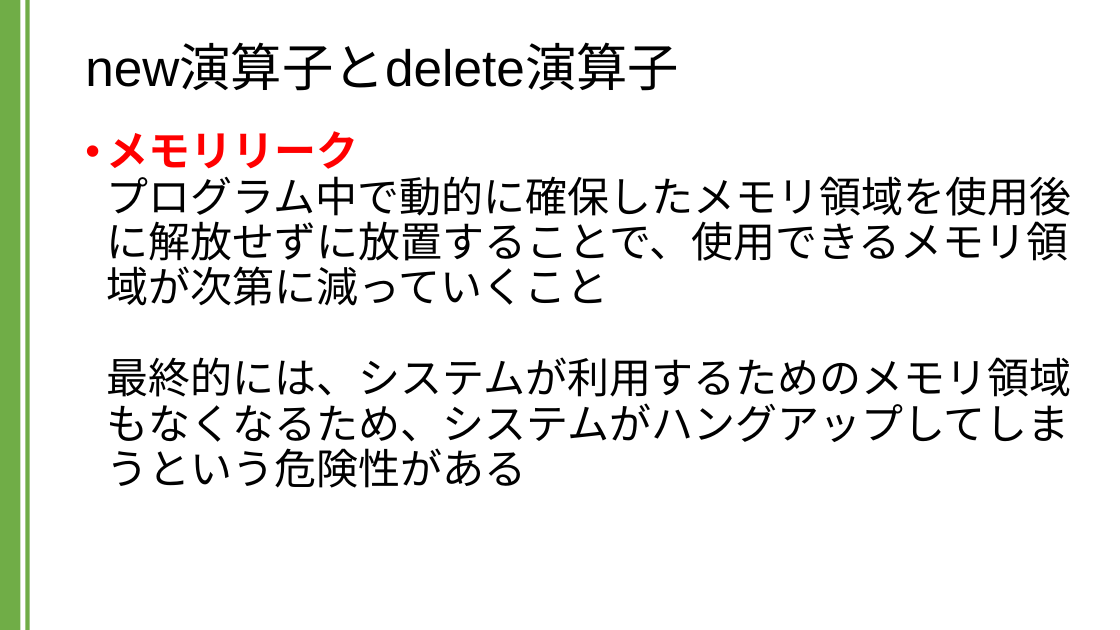
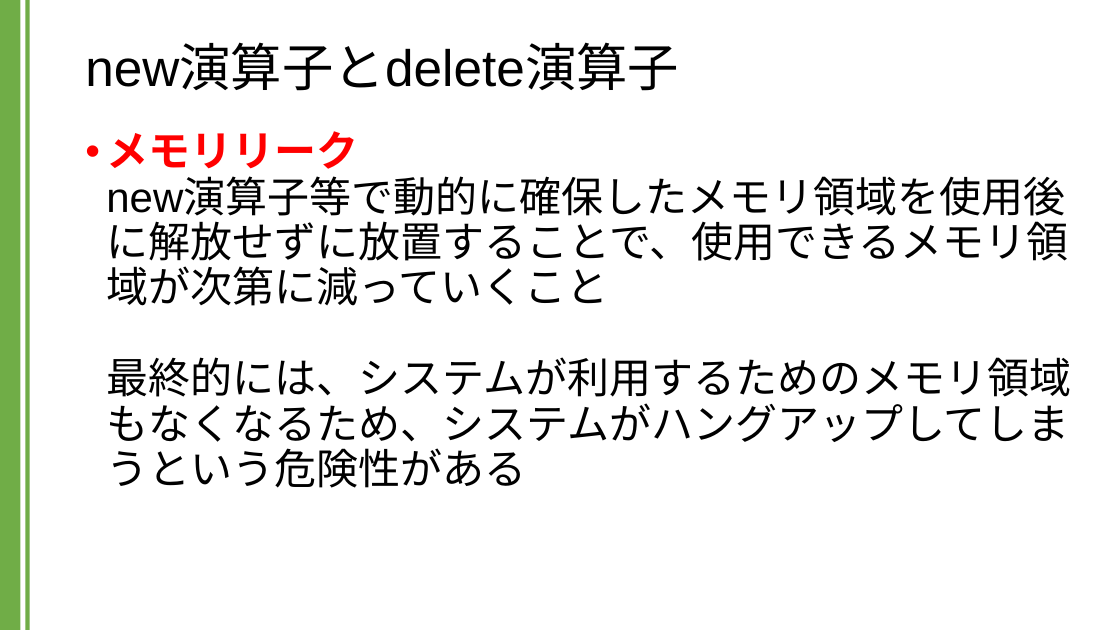
Before and after one commit to kic-murata/cpp2024, a slide deck: slide 10 of 授業資料/講義資料：new演算子とdelete演算子.pptx. Drawn at 1120x630 pixels with LibreOffice and Linux fonts; fonts in the diff are those of the drawing. Boxes give left, top, right and bottom in pixels: in the first picture for what was removed or moved away, otherwise in the second. Text is boxed around its words. In the diff, an @@ line names an element or a change of style, - is before the commit and + after.

```diff
--- a/授業資料/講義資料：new演算子とdelete演算子.pptx
+++ b/授業資料/講義資料：new演算子とdelete演算子.pptx
@@ text at (x1=106, y1=131, x2=1071, y2=488): text changed @@
-• メモリリーク
-  プログラム中で動的に確保したメモリ領域を使用後に解放せずに放置することで、使用できるメモリ領域が次第に減っていくこと
-  最終的には、システムが利用するためのメモリ領域もなくなるため、システムがハングアップしてしまうという危険性がある
+• メモリリーク
+  new演算子等で動的に確保したメモリ領域を使用後に解放せずに放置することで、使用できるメモリ領域が次第に減っていくこと
+  最終的には、システムが利用するためのメモリ領域もなくなるため、システムがハングアップしてしまうという危険性がある
```
Also in this commit, not shown: 11 other slides changed, 3 slides added, 11 other files.
